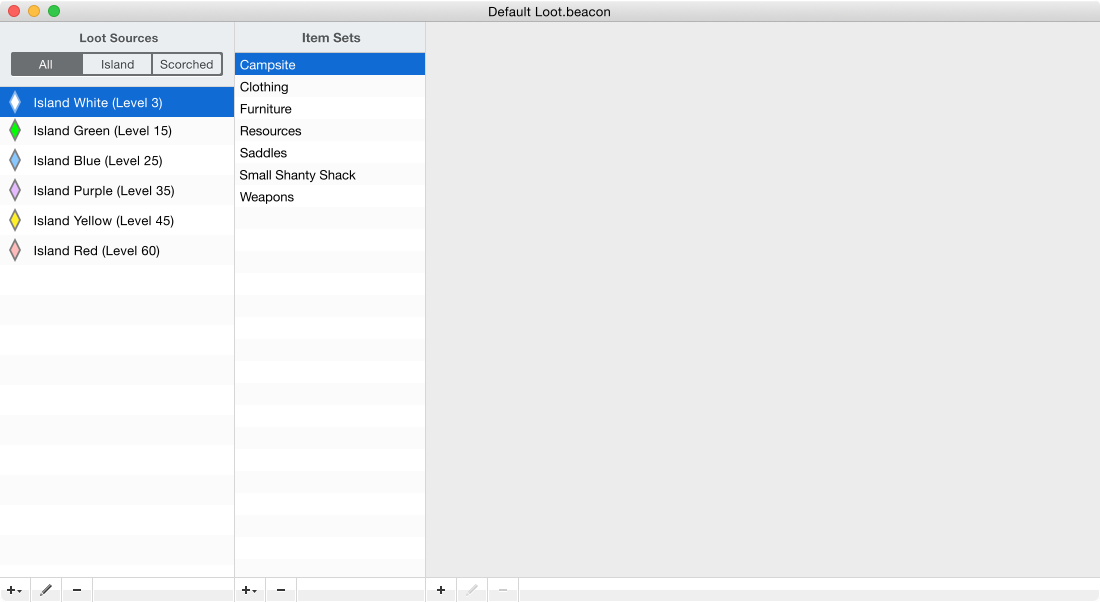
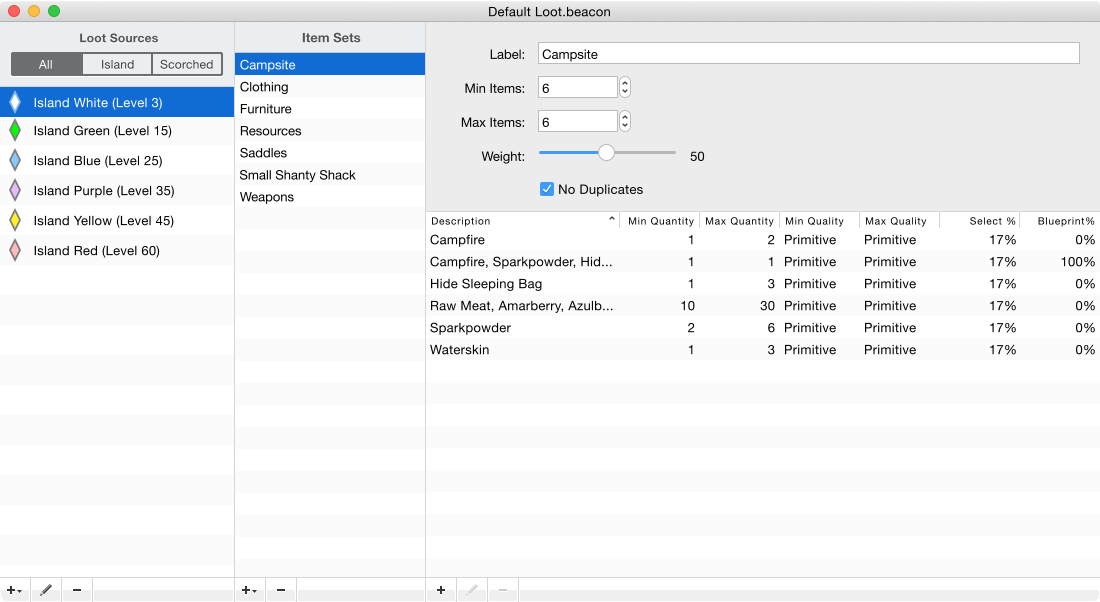
Two versions of the same layered image (1100×602). Layer-by-layer changes:
added group "Main Editor" with 88 layers above "Item Sets" over [426,42,1100,577]
added group "List" with 60 layers in group "Main Editor" over [426,211,1100,577]
added group "Row 6" with 7 layers in group "List" over [430,344,1095,355]
added group "Row 5" with 7 layers in group "List" over [430,322,1095,335]
added layer "Sparkpowder" in group "Row 5" over [430,322,511,335]
added group "Row 4" with 7 layers in group "List" over [431,300,1095,313]
added layer "Raw Meat, Amarberry, Azulb..." in group "Row 4" over [431,300,613,313]
added group "Row 3" with 7 layers in group "List" over [431,278,1095,291]
added layer "Hide Sleeping Bag" in group "Row 3" over [431,278,542,291]
added group "Row 2" with 7 layers in group "List" over [430,256,1095,269]
added layer "Campfire, Sparkpowder, Hid..." in group "Row 2" over [430,256,612,269]
added group "Row 1" with 7 layers in group "List" over [430,234,1095,247]
added layer "Campfire" in group "Row 1" over [430,234,485,247]
added layer "Max Quantity" in group "List" over [706,217,774,227]
added layer "Min Quantity" in group "List" over [629,217,694,227]
added layer "Rectangle 20" in group "List" over [426,211,1100,228]
added layer "Rectangle 21" in group "List" over [426,212,1100,228]
added layer "Alternate Rows" (1st of 3, in "Main Editor" › "List") in group "List" over [426,250,1100,577]
added layer "Background" (1st of 6, in "Main Editor" › "List") in group "List" over [426,228,1100,577]
added group "Fields" with 26 layers in group "Main Editor" over [461,42,1080,197]
added layer "No Duplicates" in group "Fields" over [559,184,643,197]
added layer "Campsite" (1st of 2, in "Main Editor" › "Fields") in group "Fields" over [542,49,598,62]
added layer "Rectangle 19" in group "Fields" over [539,43,1079,131]
added layer "Rectangle 18" in group "Fields" over [538,42,1080,132]
…and 66 more changes (65 added, 1 painted)
